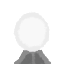
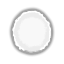
The second 64 × 64 image is a revision of the first. Changes to its layers:
hid "Layer 0" over [14, 47, 52, 64]
